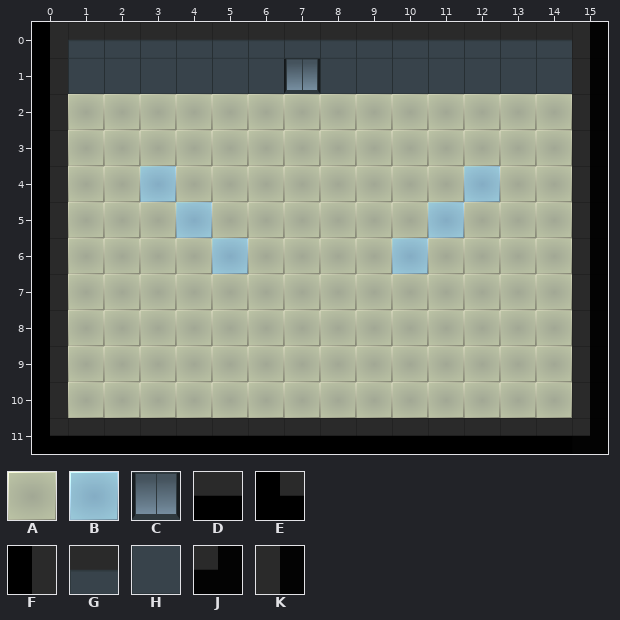
Tiled map (JSON) -- lucy/dev/game/assets/levels/Level01.json. That is the earlier state.
Cells are 50x50 px. Shown: x 0..15, y 0..11.
Key: from "floor": A 0 "tileFLOOR", B 1 "tileOBSTACLE"; from "walls": C 0 "tileWALL_DOOR", D 1 "tileWALL_BACK", E 2 "tileWALL_CORNER", F 3 "tileWALL_SIDE", G 4 "tileWALL_TOP", H 5 "tileWALL_FACE", J 6 "tileWALL_CORNER2", K 7 "tileWALL_SIDE2".
_ is an empty cell, # one hidden under a higher layer.
Layer "Tile Layer 1" before, first column x 0:
 0 FGGGGGGGGGGGGGGK
 1 FHHHHHHCHHHHHHHK
 2 FAAAAAAAAAAAAAAK
 3 FAAAAAAAAAAAAAAK
 4 FAA#AAAAAAAA#AAK
 5 FAAA#AAAAAA#AAAK
 6 FAAAA#AAAA#AAAAK
 7 FAAAAAAAAAAAAAAK
 8 FAAAAAAAAAAAAAAK
 9 FAAAAAAAAAAAAAAK
10 FAAAAAAAAAAAAAAK
11 EDDDDDDDDDDDDDDJ
Layer "OBSTACLES" before, first column x 0:
 0 ________________
 1 ________________
 2 ________________
 3 ________________
 4 ___B________B___
 5 ____B______B____
 6 _____B____B_____
 7 ________________
 8 ________________
 9 ________________
10 ________________
11 ________________
And afterwards:
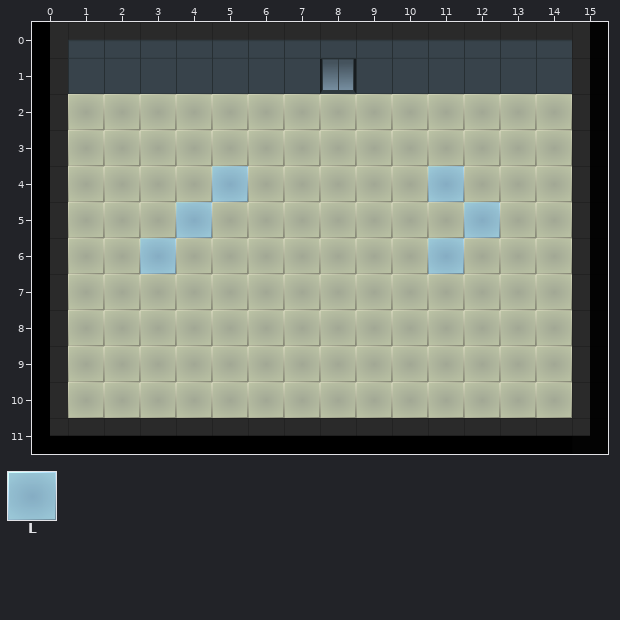
Further tiles: from "floor_walls": L 3.
Tiles of an added or newly shown layer are drawn over the layers below it.
The commit says: Created level with Tiled
Edits made:
Layer "Tile Layer 1" (removed):
Tile A is gone in row 4 at x 5 and 11; in row 5 at x 12; in row 6 at x 3 and 11.
Tile C is gone in row 1 at x 7.
Tile H is gone in row 1 at x 8.
Layer "OBSTACLES" (removed):
Tile B is gone in row 4 at x 3 and 12; in row 5 at x 11; in row 6 at x 5 and 10.
Layer "Floor" (added):
Tile A now appears in row 4 at x 3 and 12; in row 5 at x 11; in row 6 at x 5 and 10.
Tile C now appears in row 1 at x 8.
Tile H now appears in row 1 at x 7.
Tile L now appears in row 4 at x 5 and 11; in row 5 at x 12; in row 6 at x 3 and 11.
Where, in picture pixels (left, top, right, bottom), the same in both pictures:
changed: (284, 58, 356, 93)
changed: (140, 166, 176, 202)
changed: (212, 166, 248, 202)
changed: (392, 166, 500, 274)
changed: (140, 238, 176, 274)
changed: (212, 238, 248, 274)
